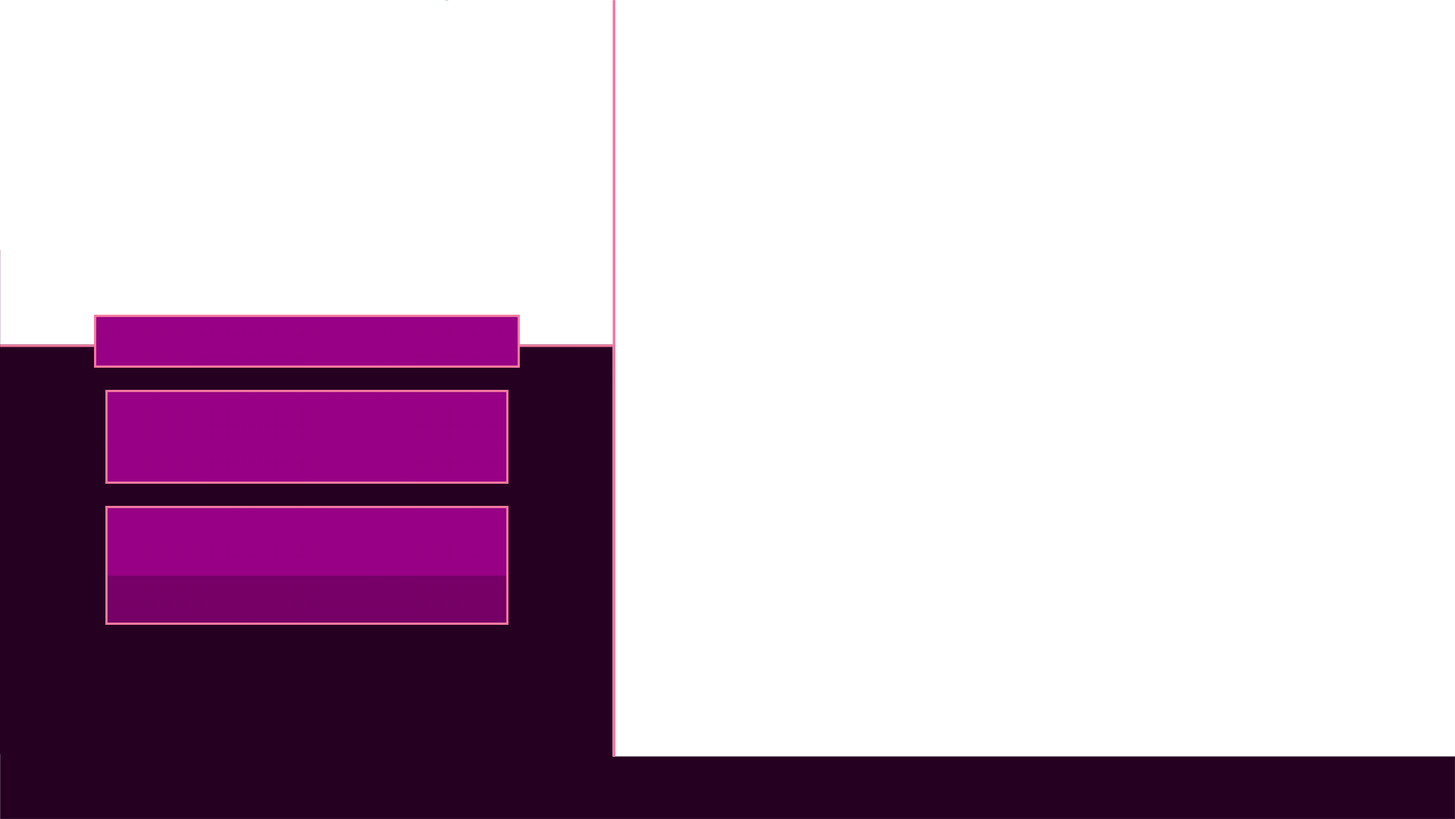
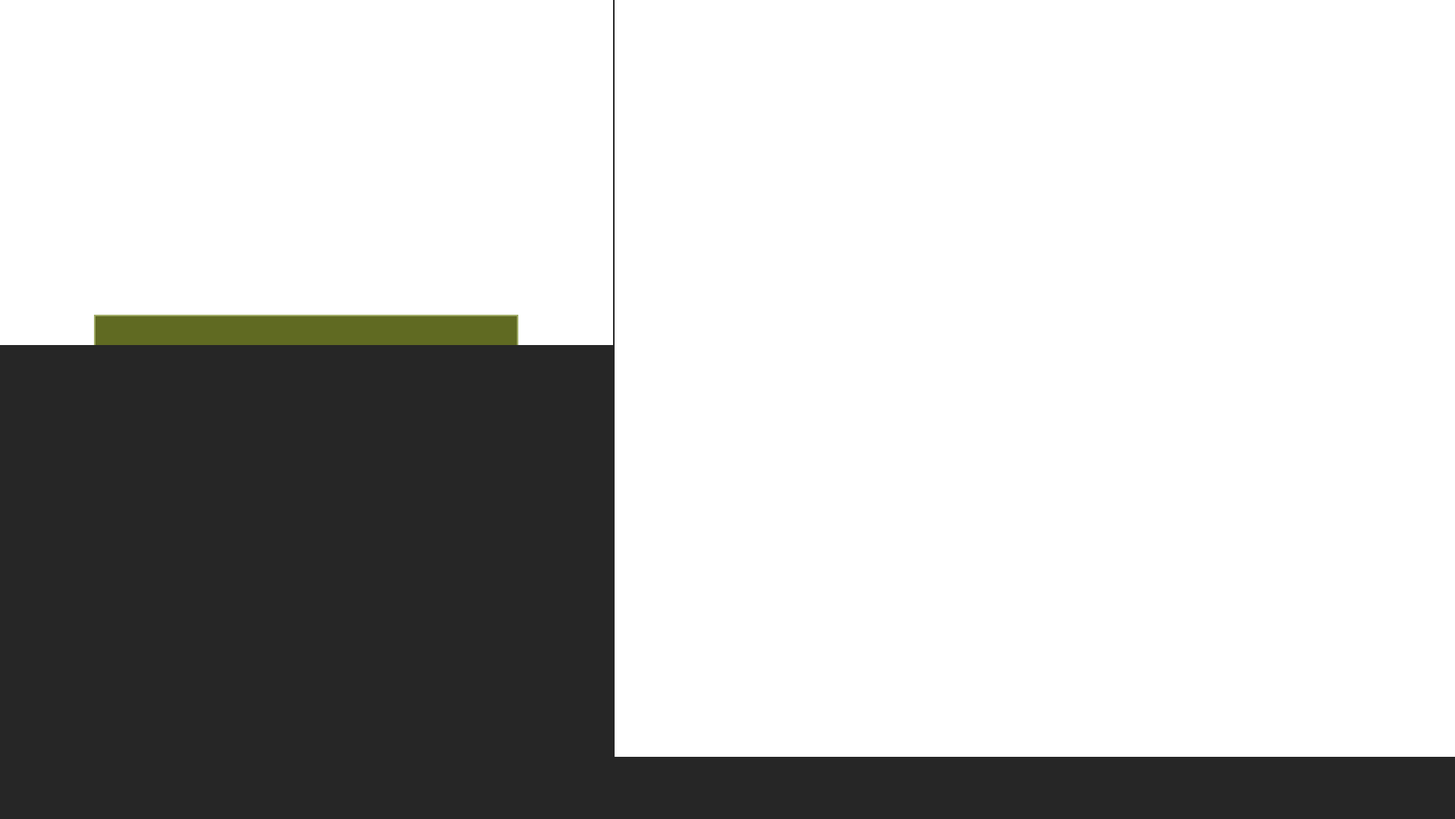
Two versions of the same layered image (1455x819). Layer-by-layer changes:
showed "Runner Layout", painted on it over 0, 0, 1455, 819
painted on "Category" over 105, 504, 509, 625
painted on "Timer" over 105, 389, 509, 484
removed layer "Player Name" over 93, 314, 520, 368
added layer "Player" above "Cam Cover" over 93, 314, 519, 368
painted on "Panel Borders" over 0, 0, 616, 757
painted on "Background" over 0, 0, 1455, 819
